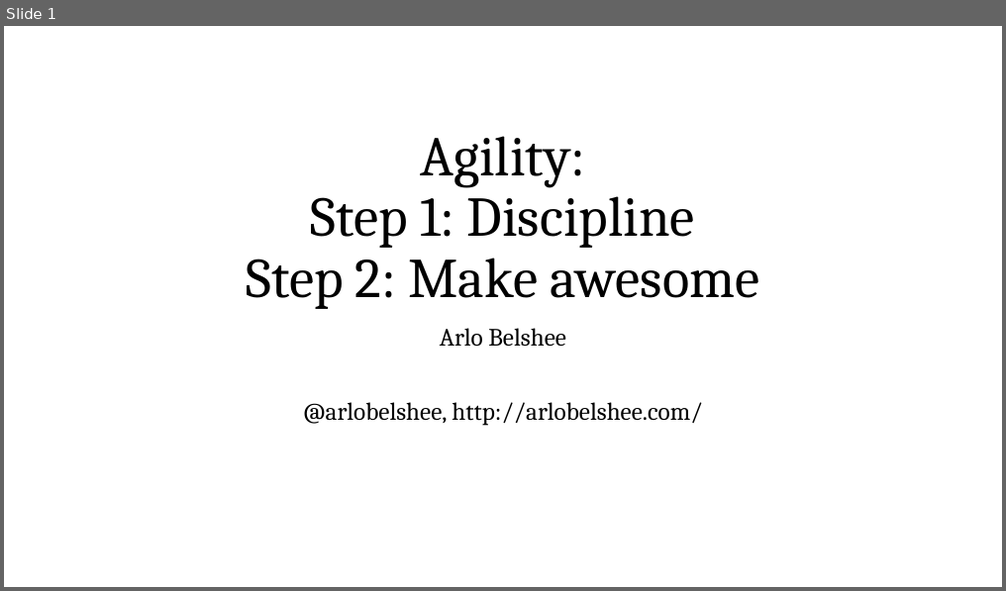
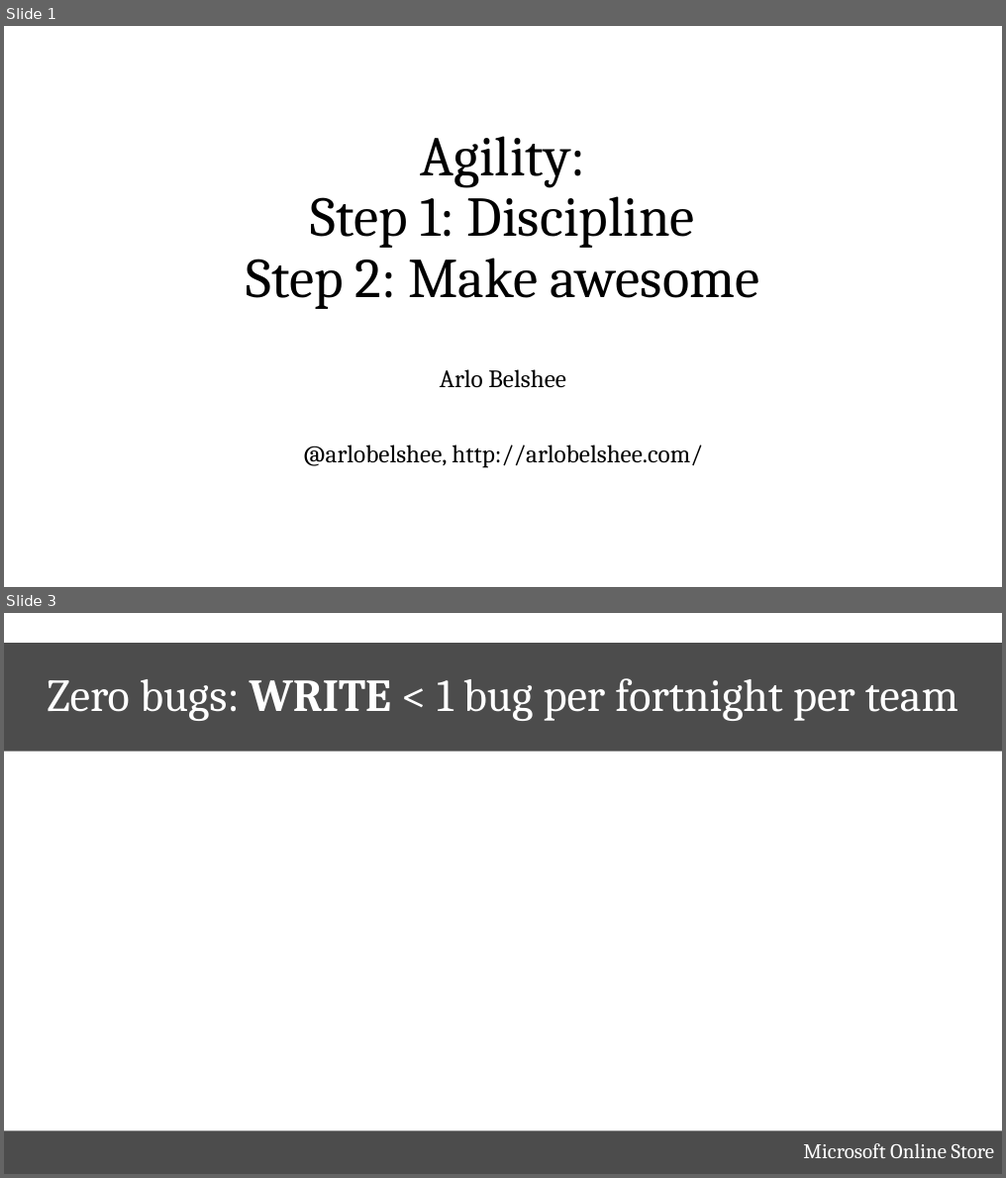
Before and after one commit to arlobelshee/Presentations, a slide deck: top teams/top teams.pptx. Shown one above the other, each under a label of ours: slide 1 before the commit, slides 1 and 3 after it; the slides between them are not shown. The pictures are 1006x591 and 1006x1178 pixels, drawn with LibreOffice and Linux fonts; fonts in the diff are those of the drawing; background and template pictures are left out. Boxes give left, top, right and bottom in pixels: in the first picture for what was removed or moved away, otherwise in the second. Text is boxed around its words. In the diff, an @@ line names an element or a change of style, - is before the commit and + after.

```diff
--- a/top teams/top teams.pptx
+++ b/top teams/top teams.pptx
@@ slide 3 added at (4,613,1002,1174), background picture (left out) @@
@@ title added at (4,643,1002,752), fill #000000 at 70% opacity, 44 pt, text #FFFFFF @@
+Zero bugs: WRITE < 1 bug per fortnight per team
@@ text added at (4,1131,1002,1174), fill #000000 at 70% opacity, 20 pt, text #FFFFFF @@
+Microsoft Online Store
@@ slide 1 changed as well @@
@@ subtitle "Arlo Belshee": place and size @@
-subtitle "Arlo Belshee" at (303,328,702,426)
+subtitle "Arlo Belshee" at (303,370,702,469)
```
Also in this commit, not shown: 20 other slides added.
